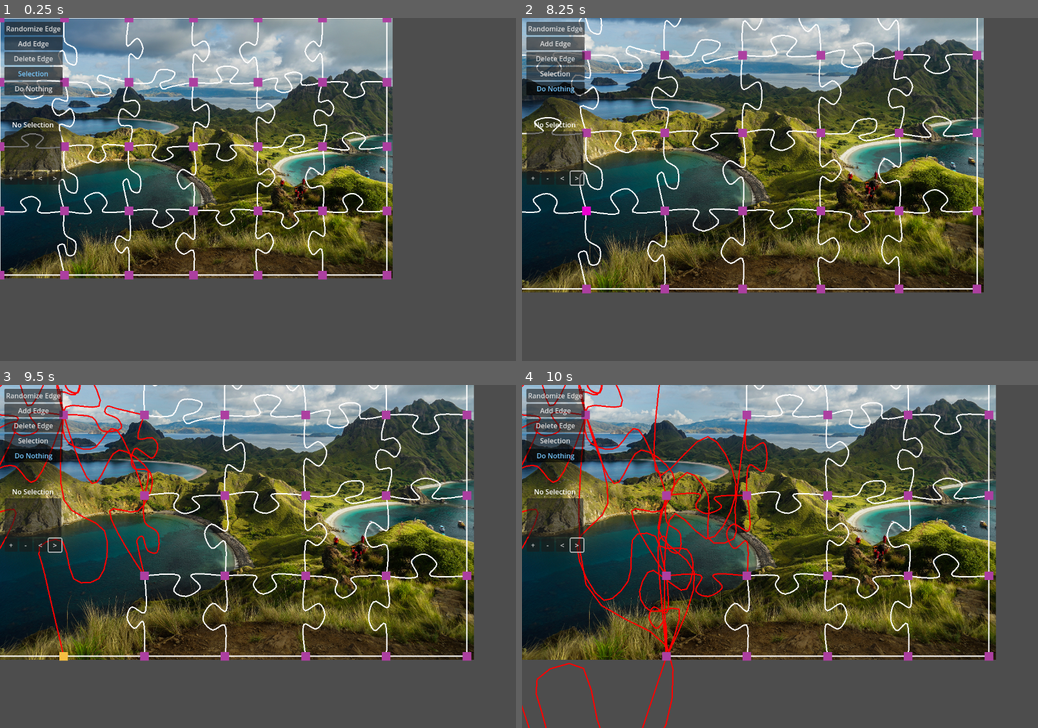
Above: before the commit, frames 1-4 (two rows, left to right).
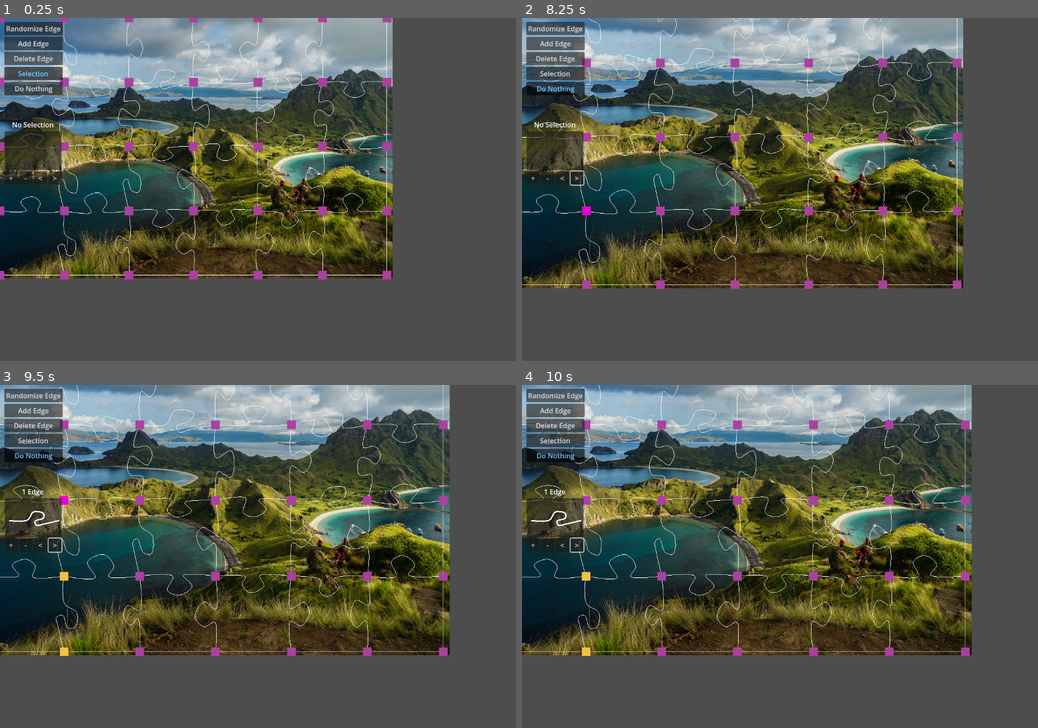
Above: after the commit, the same moments.

Repository: kreibaum/puzzle-shark
Game: Godot game, scene res://editor.tscn
Two runs of this game, one before a commit and one after it. Both use one fixed random seed, a clock stepped at 60 frames per second and the inputs below.
Inputs (mouse positions are in pixels of both pictures, inside the frame that each line leads up to):
- Up to frame 1 (0.25 s): no input
- Up to frame 2 (8.25 s): click "Randomize Edge" at 0.5 s; click "Add Edge" at 1.25 s; click "Selection" at 2 s; click "Do Nothing" at 2.75 s; click "+" at 3.5 s; click "-" at 4.25 s; click "<" at 5 s; click ">" at 5.75 s; tap Enter at 6.5, 8 s; drag from (583, 83) to (522, 18) at 6.52 s; tap Space at 7.25 s; drag from (583, 148) to (522, 18) at 7.27 s; move the mouse to (583, 210) at 8.02 s; hold Mouse wheel up (ZoomOut) from 8.03 s (still down); click (583, 210) at 8.17 s
- Up to frame 3 (9.5 s): tap Middle mouse button (Drag) at 8.3 s; release Mouse wheel up (ZoomOut) at 8.75 s; drag from (61, 655) to (61, 494) at 8.77 s
- Up to frame 4 (10 s): drag from (666, 415) to (666, 655) at 9.52 s

The runs differ from the first frame. In frame 1, 3.9% of the frame differs, in the area x 0-76%, y 0-76%; in frame 2, 37%; in frame 3, 40%; in frame 4, 40%, in the area x 0-92%, y 0-100%.

Commit message:
adapted edge rendering, smooth zooming and dragging now works well for large puzzles

Diff:
--- a/CatmulRomSpline.gd
+++ b/CatmulRomSpline.gd
@@ -1,6 +1,5 @@
 class_name CatmulRomSpline extends Line2D
 
-@export var guide: Line2D
 @export var samples: int = 64
 
 # A spline follows several points. These points are called "control points".
@@ -11,13 +10,12 @@
 
 var is_relevant: bool = false
 
-
 # Called when the node enters the scene tree for the first time.
-func refresh_samples():
+func refresh_samples(guide: PackedVector2Array):
 	# We do a Catmul-Rom spline interpolation between the points of the Line2D
 	# node that guides the spline.
 
-	control_points = guide.points
+	control_points = guide
 	if control_points.size() < 4:
 		return
 
--- a/Edge.gd
+++ b/Edge.gd
@@ -9,49 +9,51 @@
 
 var baseline: Vector2 = Vector2(0, 0)
 var must_update_position: bool = true
-var original_points: PackedVector2Array
+var points: PackedVector2Array
 
+var color: Color = Color.WHITE
+var color_default: Color = Color.WHITE
+var color_collision: Color = Color.RED
 
 func set_points_before_init(new_points: PackedVector2Array):
-	$EdgeShape.points = new_points
+	self.points = new_points
 
+func _draw():
+	# A width of -1 always creates a visually thin line
+	draw_polyline(self.points, self.color, -1, true)
 
 # TODO: This should be combined with some general shape management code.
 func make_straight():
 	var left = Vector2.ZERO
 	var right = Vector2.RIGHT
-	var points = PackedVector2Array()
-	points.append(left)
-	points.append(right)
-	$EdgeShape.points = points
+	var edge_shape = PackedVector2Array()
+	edge_shape.append(left)
+	edge_shape.append(right)
+	self.points = edge_shape
 
 	update_position()
-	update_width()
 	update_carea(true)
+	queue_redraw()
 
 
 # Called when the node enters the scene tree for the first time.
 # At this point, all other nodes already exist, even though they may not be
 # members of the scene tree yet.
 func _ready():
-	original_points = $EdgeShape.points.duplicate()
-	camera.zoom_changed.connect(update_width)
-
 	left_handle.position_changed.connect(query_update_position)
 	right_handle.position_changed.connect(query_update_position)
-
 	smooth_and_update()
 
 
 func smooth_and_update():
-	$CatmulRomSpline.refresh_samples()
+	$CatmulRomSpline.refresh_samples(self.points)
 	if $CatmulRomSpline.is_relevant:
-		$EdgeShape.points = $CatmulRomSpline.points.duplicate()
+		self.points = $CatmulRomSpline.points.duplicate()
 
 	# Initial alignment
 	update_position()
-	update_width()
 	update_carea(true)
+	queue_redraw()
 
 
 # Ask the node to update its transformation in the next _process step
@@ -71,39 +73,37 @@
 	var target_baseline = right_handle.position - left_handle.position
 	if force or target_baseline.distance_to(self.baseline) > 0.1:
 		self.baseline = target_baseline
-		$EdgeCollisionArea.recalculate($EdgeShape.points, 9 / self.scale.x)
+		$EdgeCollisionArea.recalculate(self.points, 9 / self.scale.x)
 
-
-# Update the width of the edge
-func update_width(zoom = camera.zoom):
-	$EdgeShape.width = 3 / (zoom.x * self.scale.x)
-
-
+# Construct the transformation matrix that maps the node polyline to its handles
 func build_transformation_matrix() -> Transform2D:
-	var left: Vector2 = $EdgeShape.points[0]
-	var right: Vector2 = $EdgeShape.points[-1]
+	var left: Vector2 = self.points[0]
+	var right: Vector2 = self.points[-1]
 
 	return FixedPointTransform2D.build_transformation_matrix(
 		left, right, left_handle.position, right_handle.position
 	)
 
-
 # Return absolute point coordinates of the edge
 func get_shape_points() -> PackedVector2Array:
-	return self.transform * $EdgeShape.points
+	return self.transform * self.points
 
+func set_color(col: Color):
+	if self.color != col:
+		self.color = col
+		queue_redraw()
 
 ## Check for overlap with another edge.
 func _process(_delta):
 	if must_update_position:
+		must_update_position = false
 		update_position()
-		update_width()
 		update_carea(false)
-		must_update_position = false
+		queue_redraw()
 
 	if $EdgeCollisionArea.monitoring:
 		var collisions = $EdgeCollisionArea.get_overlapping_areas()
 		if collisions.size() > 0:
-			$EdgeShape.modulate = Color(1, 0, 0)
+			set_color(self.color_collision)
 		else:
-			$EdgeShape.modulate = Color(1, 1, 1)
+			set_color(self.color_default)
--- a/PanCamera.gd
+++ b/PanCamera.gd
@@ -25,9 +25,9 @@
 		drag_stop()
 
 	if event.is_action_pressed("ZoomIn"):
-		zoom_at_mouse_smooth(self.zoom_target * 0.8)
+		zoom_at_mouse_smooth(self.zoom_target * 0.85)
 	elif event.is_action_pressed("ZoomOut"):
-		zoom_at_mouse_smooth(self.zoom_target / 0.8)
+		zoom_at_mouse_smooth(self.zoom_target / 0.85)
 
 
 func drag_timestamp():
@@ -56,7 +56,7 @@
 		velocity = self.drag_velocity.normalized() * 10
 	else:
 		velocity = self.drag_velocity
-	self.drag_tween.tween_method(drag_glide, velocity, Vector2(0, 0), 0.4)
+	self.drag_tween.tween_method(drag_glide, velocity, Vector2(0, 0), 0.5)
 
 func drag_glide(velocity: Vector2):
 	var dt = drag_timestamp()
--- a/edge.tscn
+++ b/edge.tscn
@@ -9,21 +9,16 @@
 left_handle = NodePath("")
 right_handle = NodePath("")
 
-[node name="EdgeShape" type="Line2D" parent="."]
-points = PackedVector2Array(-20, 0, 95, 0, 70, -50, 120, -80, 170, -50, 145, 0, 260, 0)
-width = 3.0
-joint_mode = 1
-
-[node name="CatmulRomSpline" type="Line2D" parent="." node_paths=PackedStringArray("guide")]
+[node name="CatmulRomSpline" type="Line2D" parent="."]
 visible = false
 points = PackedVector2Array(429, -92)
 script = ExtResource("2_e60dg")
-guide = NodePath("../EdgeShape")
 samples = 30
 
 [node name="EdgeCollisionArea" type="Area2D" parent="."]
 collision_layer = 4
 collision_mask = 4
+monitorable = false
 script = ExtResource("3_3rh3j")
 
 [node name="Polygon" type="CollisionPolygon2D" parent="EdgeCollisionArea"]
